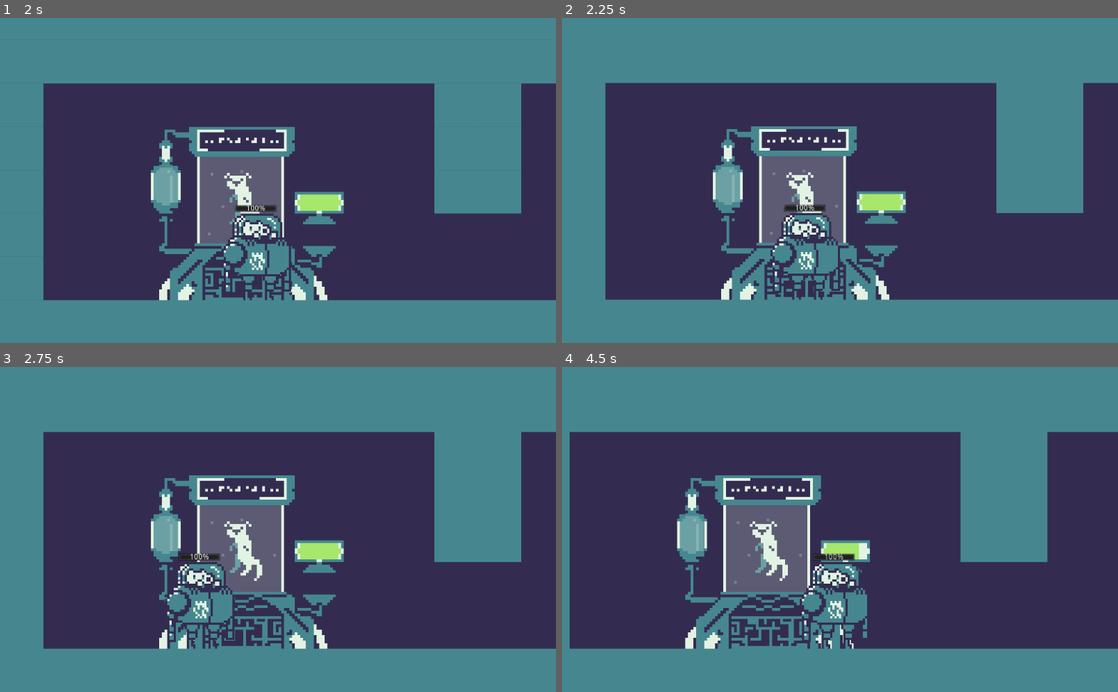
Above: before the commit, frames 1-4 (two rows, left to right).
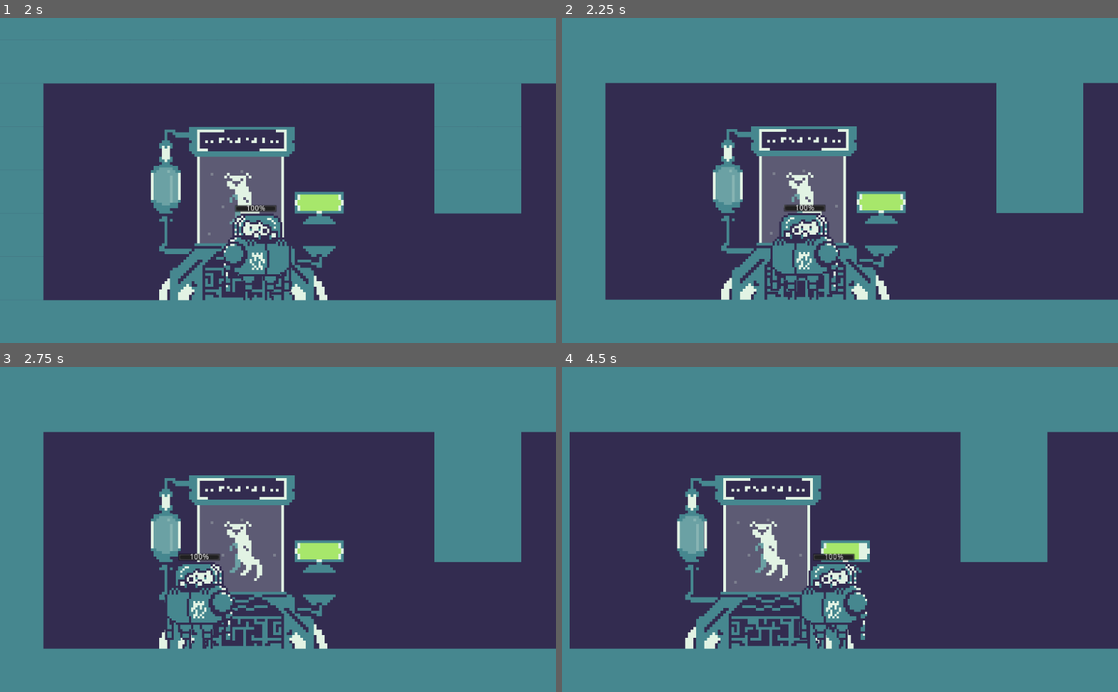
Above: after the commit, the same moments.

Repository: mapedorr/Llubiateria
Game: Godot game, scene res://Game.tscn
The game is run twice, just before and just after one commit, with the same random seed, the same clock (stepped at 60 frames per second) and the same inputs.
Inputs:
- Up to frame 1 (2 s): hold D (move_right) from 0.53 s (still down); tap F (Fire) at 0.6, 1.35 s; tap W (jump) at 0.77, 1.52 s
- Up to frame 2 (2.25 s): release D (move_right) at 2.03 s; hold A (move_left) from 2.03 s (still down); tap F (Fire) at 2.1 s
- Up to frame 3 (2.75 s): keep holding A (move_left)
- Up to frame 4 (4.5 s): release A (move_left) at 2.78 s; hold D (move_right) 2.78-4.28 s; tap F (Fire) at 2.85, 3.6, 4.35 s; tap W (jump) at 3.02, 3.77 s; hold A (move_left) from 4.28 s (still down)

Frame 1 is identical in both runs. In frame 2, 1.4% of the frame differs, in the area x 37-50%, y 60-87%; in frame 3, 1.4%, in the area x 29-43%, y 60-87%; in frame 4, 1.4%.

Commit message:
disparo parabolico de objetos

Diff:
--- a/Characters/PC/GrabbingHand.gd
+++ b/Characters/PC/GrabbingHand.gd
@@ -3,6 +3,7 @@
 var current_resource
 var current_object
 var current_level
+var current_dir
 var first_grab = true
 var using_hand = false
 var object_taken = false
@@ -12,7 +13,6 @@
 	current_level = get_node("../../")
 
 func _on_object_collided(current_pos):
-	print('me estan tocando')
 	if first_grab == false and using_hand == false:
 		self.remove_child(current_object)
 		current_level.add_child(current_object)
@@ -32,7 +32,7 @@
 
 func throw_object():
 	if object_taken:
-		current_object.object_thrown = true
+		current_object.throw_object(current_dir)
 		current_object.set_position($GrabLocation.get_global_position())
 		remove_child(current_object)
 		current_level.add_child(current_object)
--- a/Characters/PC/PC.gd
+++ b/Characters/PC/PC.gd
@@ -29,6 +29,10 @@
 	var is_jump_interrupted = Input.is_action_just_released("jump") and _velocity.y < 0.0
 	$Health.value = health
 	var direction: = get_direction()
+
+	if not direction.x  == 0:
+		$GrabbingHand.current_dir = Vector2(direction.x, -1.0)
+		$Sprite.set_flip_h(direction.x < 0)
 
 	_velocity = calculate_move_velocity(
 		_velocity,
--- a/Game.tscn
+++ b/Game.tscn
@@ -13,3 +13,4 @@
 
 [node name="GrabPoint" parent="." instance=ExtResource( 3 )]
 position = Vector2( 1164.96, 1319.08 )
+content = 1
--- a/Objects/GrabbingObject.gd
+++ b/Objects/GrabbingObject.gd
@@ -1,18 +1,19 @@
 extends KinematicBody2D
 
-export (int) var object_gravity = 5
-export (int) var object_speed = 5
-export (float) var object_angle = 350
+const FLOOR_NORMAL: = Vector2.UP
 
-var _gravity = 10
-var _movement = Vector2()
+export var speed: = Vector2(300.0, 1000.0)
+export var weight: = 3000.0
+
+var _velocity: = Vector2.ZERO
+
 var object_thrown = false
-var directional_force = Vector2()
 var original_pos = Vector2()
 var current_level
 var current_pos
 var can_take = true
 var my_resource
+var direction = Vector2()
 
 # Called when the node enters the scene tree for the first time.
 func _ready():
@@ -21,17 +22,27 @@
 	$Pickable.connect("body_exited", self, "_on_body_exited")
 #	connect("tree_entered", self, "_on_tree_entered")
 
-func _process(delta):
+func _physics_process(delta):
 	if object_thrown:
-		move_and_slide(Vector2 (200,200), Vector2(0,-10))
+		if _velocity.y < 0.0:
+			direction.y = 1.0
+		_velocity = calculate_move_velocity(_velocity, direction, speed)
+		_velocity = move_and_slide(_velocity, FLOOR_NORMAL)
+		if is_on_floor() or is_on_wall():
+			direction.x = 0
+
 
 func grab_object(position):
 	can_take = false
 	original_pos = position
 	set_position(original_pos)
 
+func throw_object(dir):
+	direction = dir
+	object_thrown = true
+
+
 func _on_body_entered(other):
-	print(other.get_name())
 	if other.get_name() == "PC":
 		current_pos = get_global_position()
 		if object_thrown == true and can_take and not other.has_object():
@@ -47,3 +58,15 @@
 
 func _on_tree_entered():
 	can_take = true
+
+func calculate_move_velocity(
+		linear_velocity: Vector2,
+		direction: Vector2,
+		speed: Vector2
+	) -> Vector2:
+	var new_velocity = linear_velocity
+	new_velocity.x = speed.x * direction.x
+	new_velocity.y += weight * get_physics_process_delta_time()
+	if direction.y == -1.0:
+		new_velocity.y = speed.y * direction.y
+	return new_velocity
--- a/Objects/Junk/Head.tscn
+++ b/Objects/Junk/Head.tscn
@@ -12,6 +12,7 @@
 [node name="Head" type="KinematicBody2D"]
 collision_mask = 4
 script = ExtResource( 1 )
+weight = 4000.0
 
 [node name="Pickable" type="Area2D" parent="."]
 editor/display_folded = true
